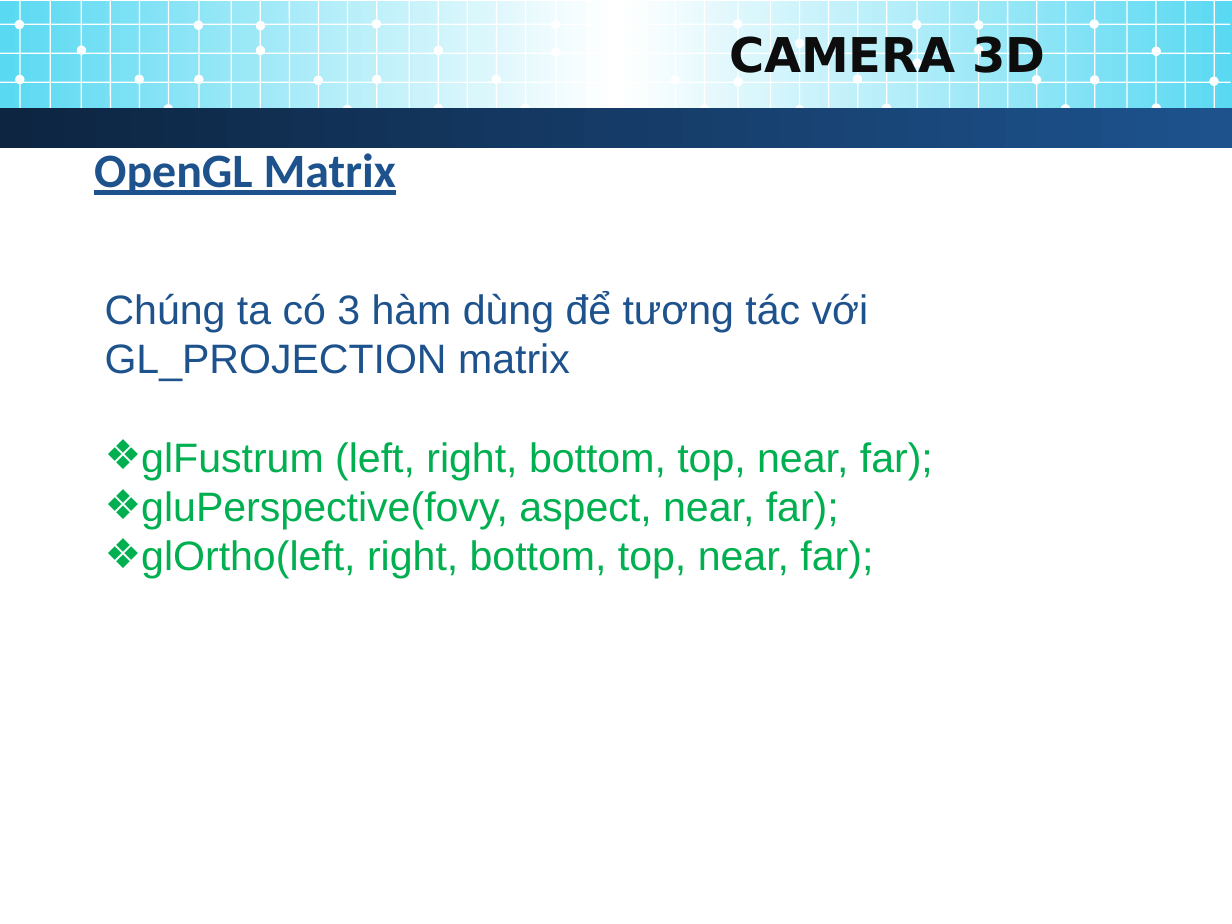
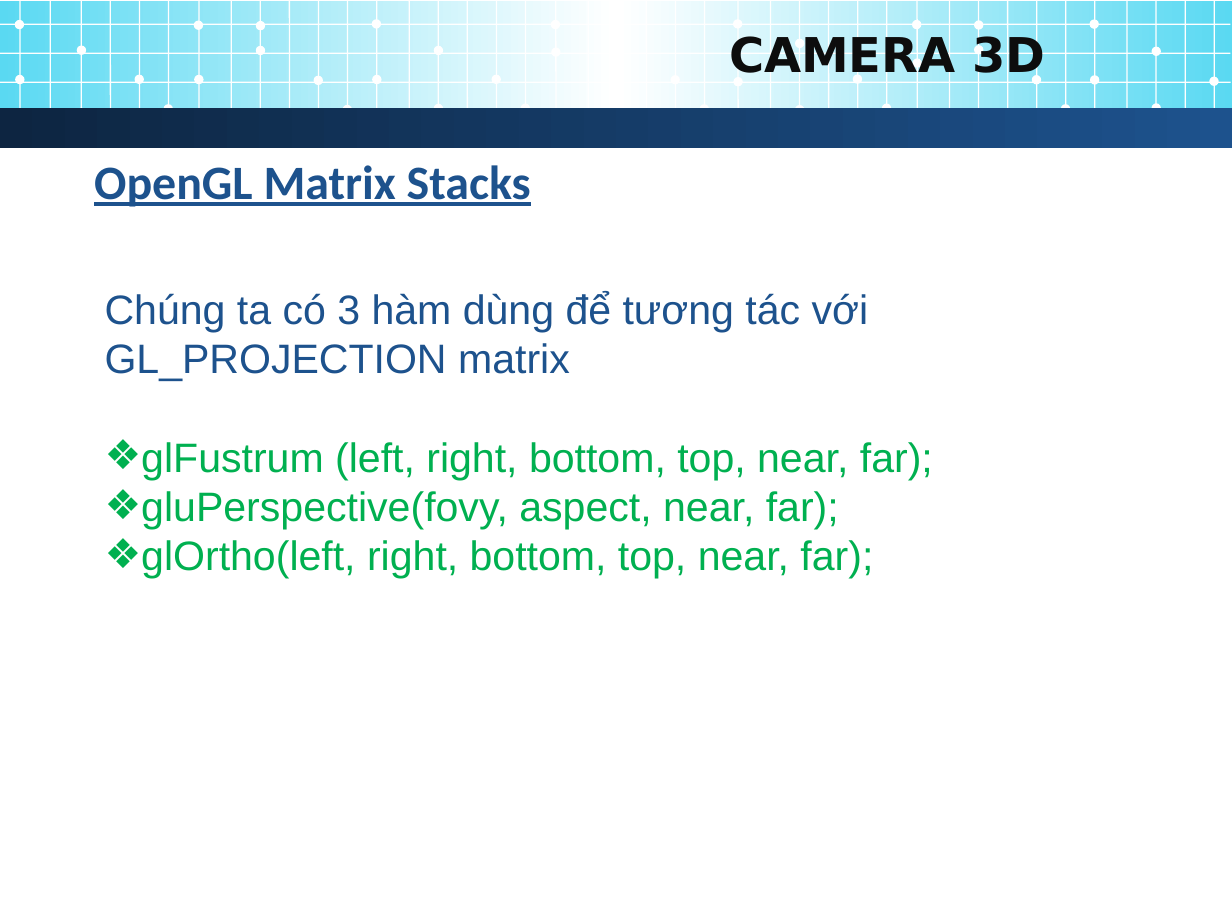
Before and after one commit to jundat/jogl-tank3d, a slide deck: slide 8 of Slide/3D Programming.pptx. Drawn at 1232x924 pixels with LibreOffice and Linux fonts; fonts in the diff are those of the drawing; background and template pictures are left out. Boxes give left, top, right and bottom in pixels: in the first picture for what was removed or moved away, otherwise in the second. Text is boxed around its words. In the diff, an @@ line names an element or a change of style, - is before the commit and + after.

```diff
--- a/Slide/3D Programming.pptx
+++ b/Slide/3D Programming.pptx
@@ text at (94,165,531,207): text changed @@
-OpenGL Matrix
+OpenGL Matrix Stacks
```
Also in this commit, not shown: 6 other slides changed, 3 slides added, 1 other file.
